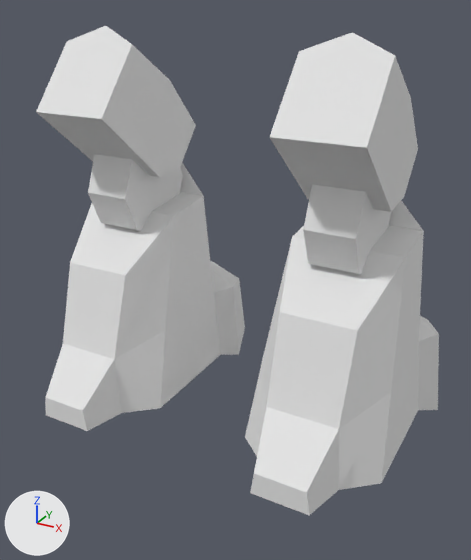
An edit to the OBJ model dist/assets/player_body.obj, drawn before and after from the same camera.
One viewpoint serves both versions: a 50 mm camera at (2.75, -4.54, 0.74) aimed at (0.08, 0.32, -1.69). The lights are fixed; the arrows at lower left show +X, +Y and +Z. Where no turn or scale is listed for an object, it has been applied to the vertices.

Before the edit, the objects in view are built like this:
```python
me_body_cube_002 = bpy.data.meshes.new('body_Cube.002')
me_body_cube_002.from_pydata(...)  # 140 vertices, 124 faces; spans x -1.91..1.91, y -0.83..2.03, z -2.99..0.49
# faces by material slot: [68, 56]
me_body_cube_002.materials.append(mat_red)  # white #e7e7e7
me_body_cube_002.materials.append(mat_gray)  # white #e7e7e7
ob_body_cube_002 = bpy.data.objects.new('body_Cube.002', me_body_cube_002)
ob_body_cube_002.location = (0.0, 0.0, 0.0)
```
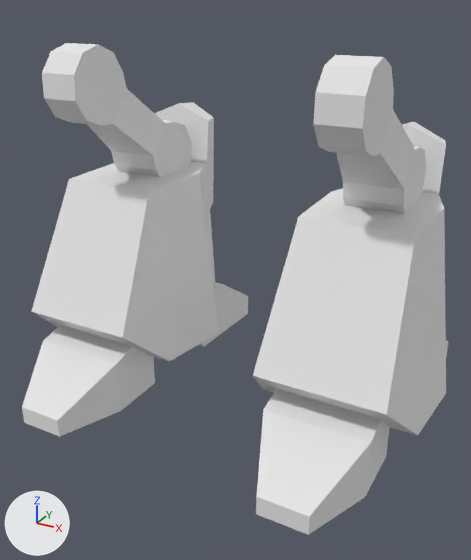
Commit message: feat: hd-player model

What differs and where, as boxes [x1, y1, x2, y2] in the pictures (471 x 560 px):
'body_Cube.002', reshaped: before [36, 26, 439, 515]; after [22, 43, 449, 535]
part 1 of me_body_cube_002, rebuilt (6% narrower): before [45, 163, 245, 431]; after [31, 102, 218, 361]
part 2 of me_body_cube_002, rebuilt: before [245, 201, 439, 515]; after [253, 122, 446, 435]
part 3 of me_body_cube_002, rebuilt (7% narrower, 11% shorter): before [36, 26, 196, 177]; after [42, 43, 191, 177]
part 4 of me_body_cube_002, rebuilt (23% narrower, 12% shorter): before [270, 32, 418, 212]; after [313, 55, 426, 214]
part 5 of me_body_cube_002, added: after [22, 325, 155, 437]
part 6 of me_body_cube_002, added: after [256, 389, 390, 535]
part 7 of me_body_cube_002, added: after [199, 282, 248, 347]
part 8 of me_body_cube_002, deleted: before [88, 154, 183, 230]
part 9 of me_body_cube_002, deleted: before [303, 184, 391, 274]

What changed in the scene script:
```text
Change me_body_cube_002:
    used by ob_body_cube_002; location = (0.0, 0.0, 0.0)
    remove me_body_cube_002.from_pydata(...)  # 140 vertices, 124 faces; spans x -1.91..1.91, y -0.83..2.03, z -2.99..0.49
    add me_body_cube_002.from_pydata(...)  # 276 vertices, 220 faces; spans x -1.99..1.99, y -1.03..2.03, z -2.96..0.35
    me_body_cube_002 part 1: the loose piece of 37 vertices spanning x -1.91..-0.31, y -0.83..2.03, z -2.99..-0.68 is rebuilt with 32 vertices and now spans x -1.99..-0.46, y -0.45..1.73, z -2.67..-0.33, in mat_red (white #e7e7e7)
    me_body_cube_002 part 2: the loose piece of 37 vertices spanning x 0.31..1.91, y -0.83..2.03, z -2.99..-0.68 is rebuilt with 32 vertices and now spans x 0.46..1.99, y -0.45..1.73, z -2.67..-0.33, in mat_red (white #e7e7e7)
    me_body_cube_002 part 3: the loose piece of 17 vertices spanning x -1.45..-0.75, y -0.4..1.12, z -0.83..0.49 is rebuilt with 60 vertices and now spans x -1.48..-0.97, y -0.35..1.26, z -1.1..0.35
    me_body_cube_002 part 4: the loose piece of 17 vertices spanning x 0.75..1.45, y -0.4..1.12, z -0.83..0.49 is rebuilt with 60 vertices and now spans x 0.97..1.48, y -0.35..1.26, z -1.1..0.35
    me_body_cube_002 part 5: a new loose piece of 18 vertices spanning x -1.69..-0.76, y -1.03..0.12, z -2.96..-2.29, in mat_red (white #e7e7e7)
    me_body_cube_002 part 6: a new loose piece of 18 vertices spanning x 0.76..1.69, y -1.03..0.12, z -2.96..-2.29, in mat_red (white #e7e7e7)
    me_body_cube_002 part 7: a new loose piece of 14 vertices spanning x -1.03..-0.67, y 0.85..2.03, z -2.96..-2.33, in mat_red (white #e7e7e7)
    me_body_cube_002 part 8: the loose piece of 16 vertices spanning x -1.31..-0.87, y -0.02..0.94, z -1.44..-0.49 is deleted
    me_body_cube_002 part 9: the loose piece of 16 vertices spanning x 0.87..1.31, y -0.02..0.94, z -1.44..-0.49 is deleted
    remove me_body_cube_002.materials.append(mat_gray)  # white #e7e7e7
```
